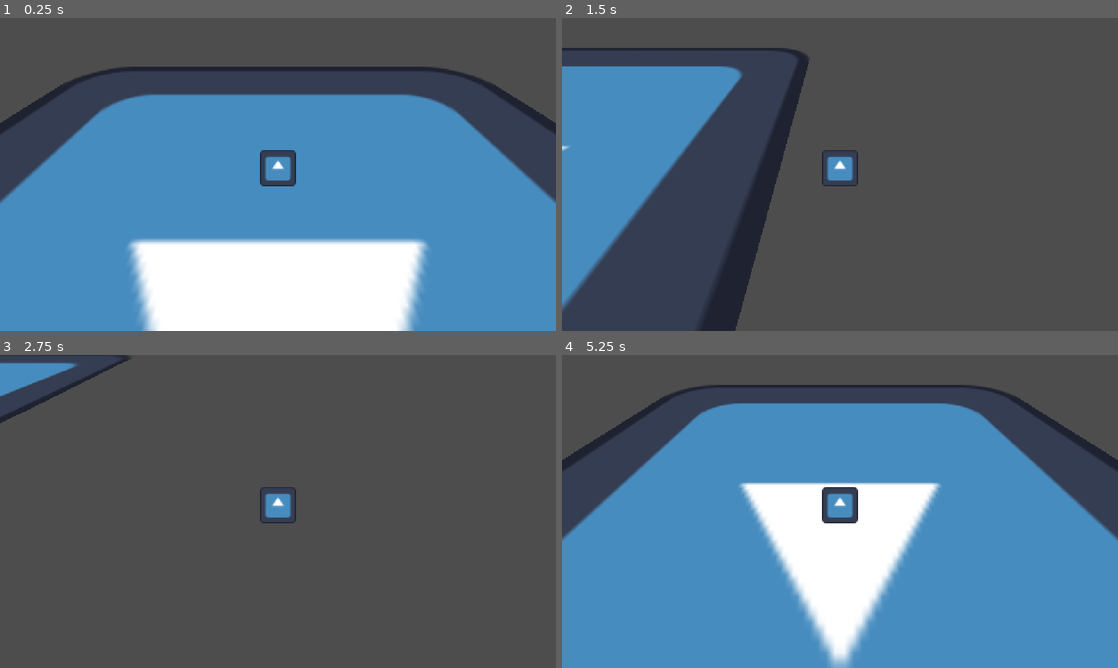
Above: before the commit, frames 1-4 (two rows, left to right).
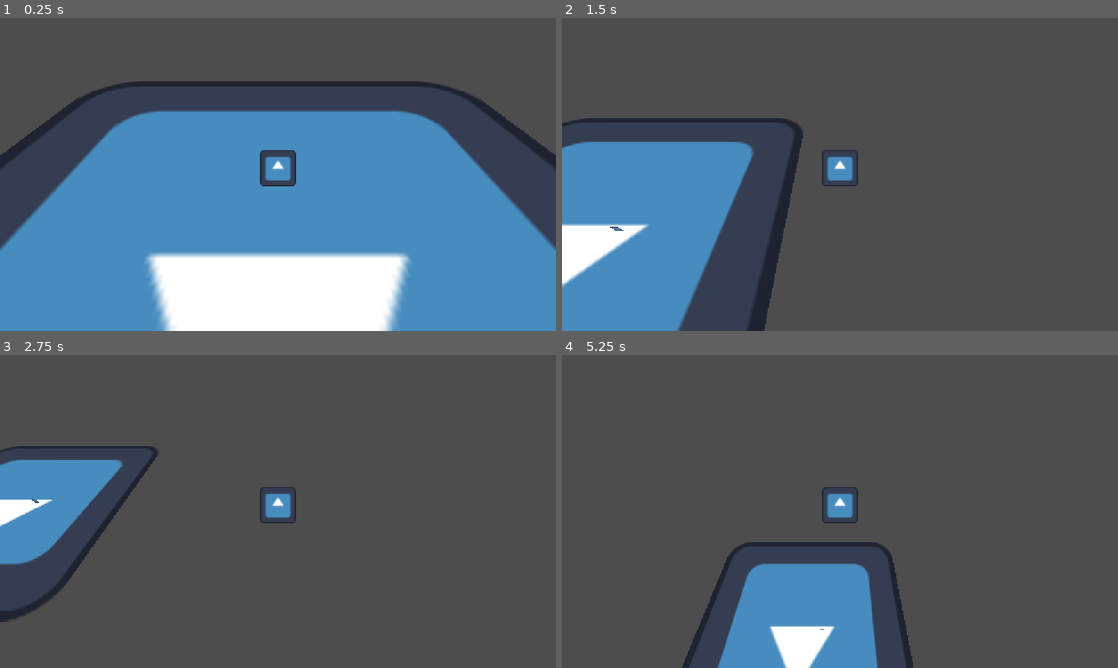
Above: after the commit, the same moments.

Repository: snomkip7/gmtk-jammin
Game: Godot game, scene res://Levels/testLevel.tscn
Two runs of this game, one before a commit and one after it. Both use one fixed random seed, a clock stepped at 60 frames per second and the inputs below. The engine's default icon, where the game draws it, is replaced by a stand-in: a white triangle on a blue panel in a dark square.
Inputs:
- Up to frame 1 (0.25 s): no input
- Up to frame 2 (1.5 s): hold D (right) 0.53-1.28 s; tap Shift (dash) at 0.6, 1.35 s; hold S (backward) from 1.28 s (still down)
- Up to frame 3 (2.75 s): release S (backward) at 2.03 s; hold D (right) from 2.03 s (still down); tap Shift (dash) at 2.1 s
- Up to frame 4 (5.25 s): release D (right) at 2.78 s; hold W (forward) 2.78-3.53 s; tap Shift (dash) every 0.75 s from 2.85 to 5.1 s; hold A (left) 3.53-5.03 s; hold S (backward) from 5.03 s (still down)

The runs differ from the first frame. In frame 1, 19% of the frame differs, in the area x 0-100%, y 15-100%; in frame 2, 25%; in frame 3, 7.7%; in frame 4, 71%, in the area x 0-100%, y 9-100%.

Commit message:
maxspseodemspo

Diff:
--- a/gmtk-jammin/Characters/Player/player.gd
+++ b/gmtk-jammin/Characters/Player/player.gd
@@ -1,6 +1,9 @@
 extends CharacterBody3D
 
+var maxSpeed = 50
 var speed = 50
+var gravity = 10
+var dashVelocity = Vector3(100, 40, 0)
 
 @onready var camera: Camera3D = $Camera
 @onready var sprite: Sprite3D = $PlayerSprite
@@ -19,6 +22,10 @@
 
 	if Input.is_action_just_pressed("dash"):
 		print("ZOOMY TIME")
+		velocity += dashVelocity
+
+	if !is_on_floor():
+		velocity.y += gravity
 
 	move_and_slide()
 
